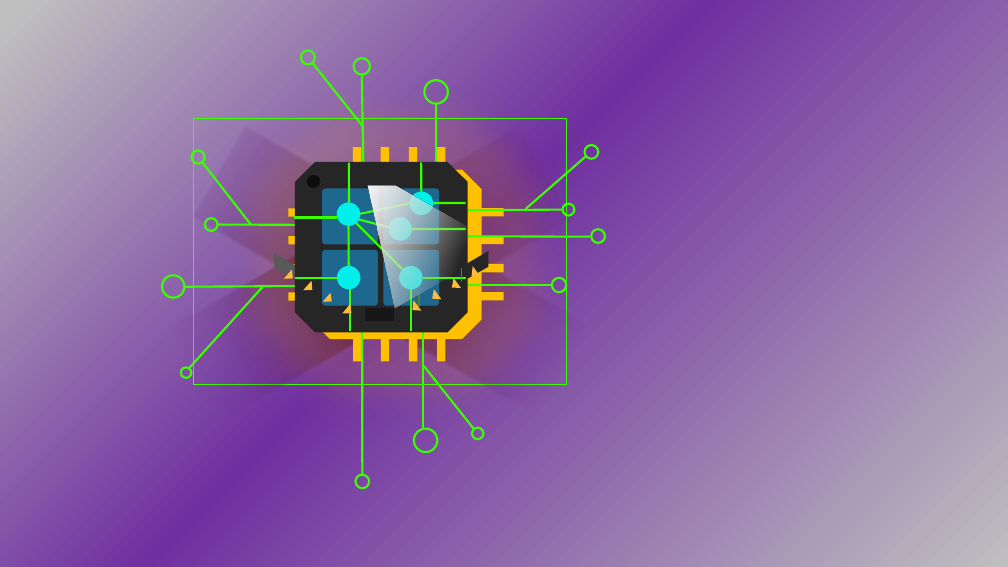
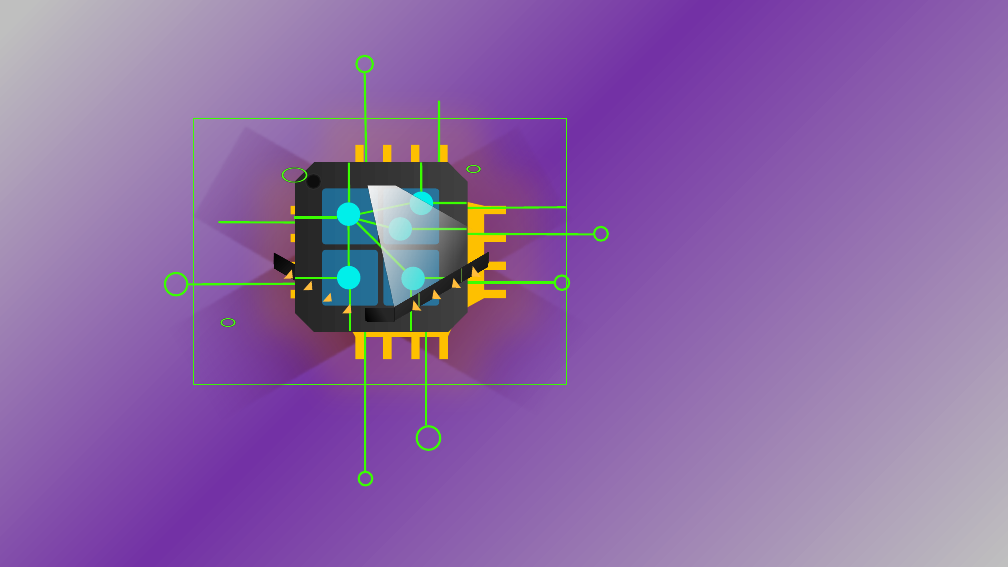
Before and after one commit to asynkron/website, a slide deck: slide 6 of media/logo.pptx (slide 7 before the commit). Drawn at 1008x567 pixels with LibreOffice and Linux fonts; fonts in the diff are those of the drawing. Boxes give left, top, right and bottom in pixels: in the first picture for what was removed or moved away, otherwise in the second. Text is boxed around its words. In the diff, an @@ line names an element or a change of style, - is before the commit and + after.

```diff
--- a/media/logo.pptx
+++ b/media/logo.pptx
@@ background gradient #BFBFBF to #7030A0 to gradient #BFBFBF to #7331A5 @@
@@ line moved from (362, 76) - (364, 222) to (364, 73) - (368, 219) @@
@@ line moved from (436, 104) - (436, 199) to (439, 101) - (439, 197) @@
@@ freeform shape at (290, 145, 506, 359): outline redrawn @@
@@ ellipse: place and size @@
-ellipse at (191, 150, 205, 164)
+ellipse at (283, 163, 306, 187)
@@ octagon at (295, 162, 467, 333): fill #262626 to gradient #404040 to #262626 @@
@@ freeform shape at (312, 157, 464, 328): outline redrawn @@
@@ ellipse: place and size @@
-ellipse at (563, 203, 575, 216)
+ellipse at (467, 163, 479, 175)
@@ 4 lines: place and size @@
-4 lines at (417, 209, 590, 427)
+4 lines at (420, 207, 593, 425)
@@ group removed at (190, 51, 598, 439): 5 lines, 5 ellipses @@
@@ freeform shape at (268, 253, 373, 321): fill #595959 to gradient #404040 to #000000; outline redrawn @@
@@ freeform shape at (388, 252, 495, 321): fill #262626 to gradient #000000 to #404040; outline redrawn @@
@@ line moved from (363, 286) - (186, 287) to (366, 284) - (188, 284) @@
@@ line moved from (362, 286) - (362, 475) to (365, 282) - (365, 470) @@
@@ ellipse: place and size @@
-ellipse at (181, 368, 191, 378)
+ellipse at (222, 316, 234, 329)
@@ rectangle at (365, 308, 394, 321): fill #181717 to gradient #000000 to #262626; rotation 0 to 180 degrees @@
```
Also in this commit, not shown: 2 slides removed, 3 other files.
